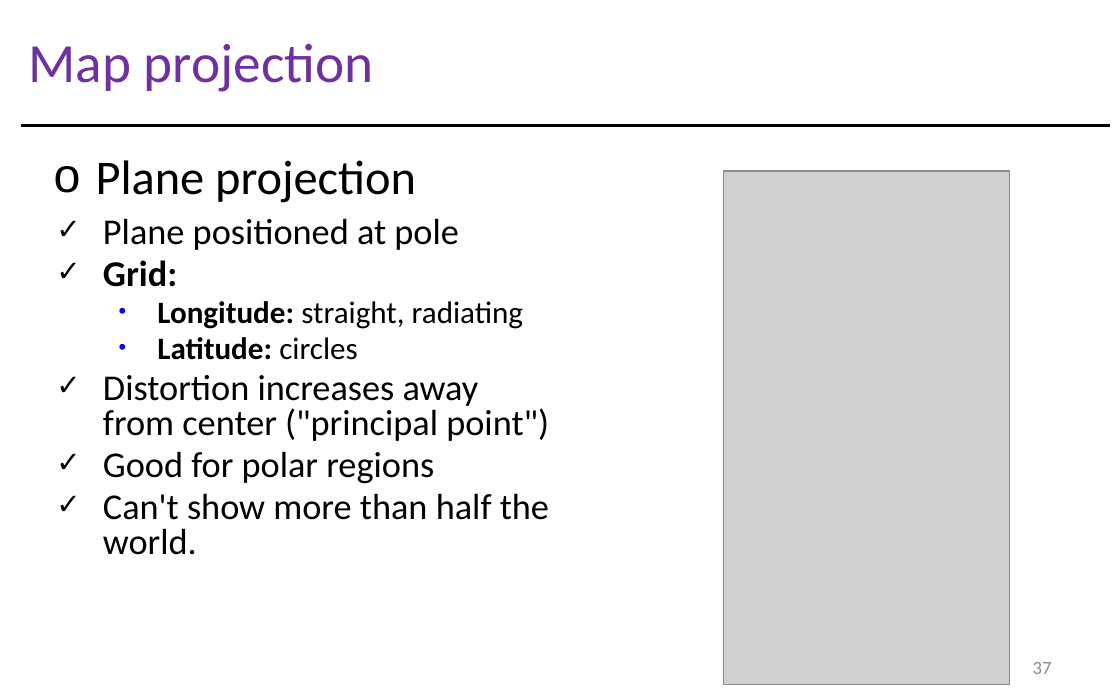
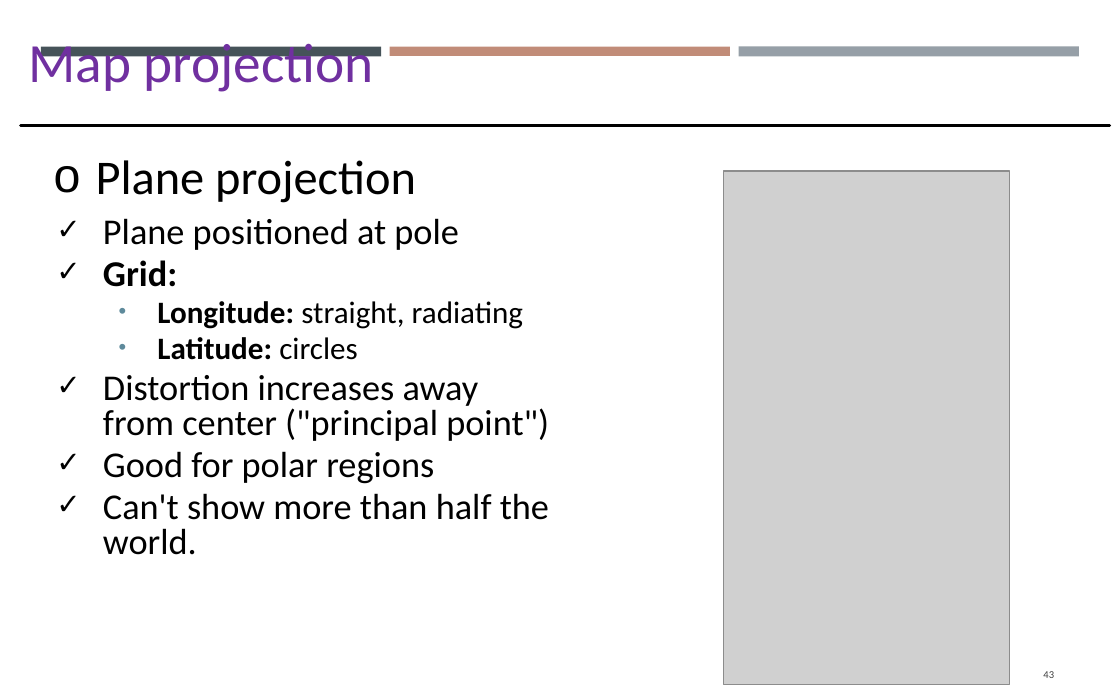
Before and after one commit to gisynw/GIS_I, a slide deck: slide 43 of docs/Lectures/Week03/Lecture02_GEOG2475_Datum.pptx (slide 37 before the commit). Drawn at 1120x700 pixels with LibreOffice and Linux fonts; fonts in the diff are those of the drawing; grey boxes stand for pictures. Boxes give left, top, right and bottom in pixels: in the first picture for what was removed or moved away, otherwise in the second. Text is boxed around its words. In the diff, an @@ line names an element or a change of style, - is before the commit and + after.

```diff
--- a/docs/Lectures/Week03/Lecture02_GEOG2475_Datum.pptx
+++ b/docs/Lectures/Week03/Lecture02_GEOG2475_Datum.pptx
@@ rectangle added at bbox=[41, 47, 381, 57], fill #465359 @@
@@ rectangle added at bbox=[390, 47, 729, 56], fill #C18C78 @@
@@ rectangle added at bbox=[739, 46, 1079, 56], fill #969FA7 @@
@@ page number at bbox=[1043, 671, 1054, 678]: text changed; size 10.8 to 6.1 pt; text colour #8C8C8C to #404040 @@
-37
+43
```
Also in this commit, not shown: 64 other slides changed, 8 slides added, 2 slides removed, 2 other files.
